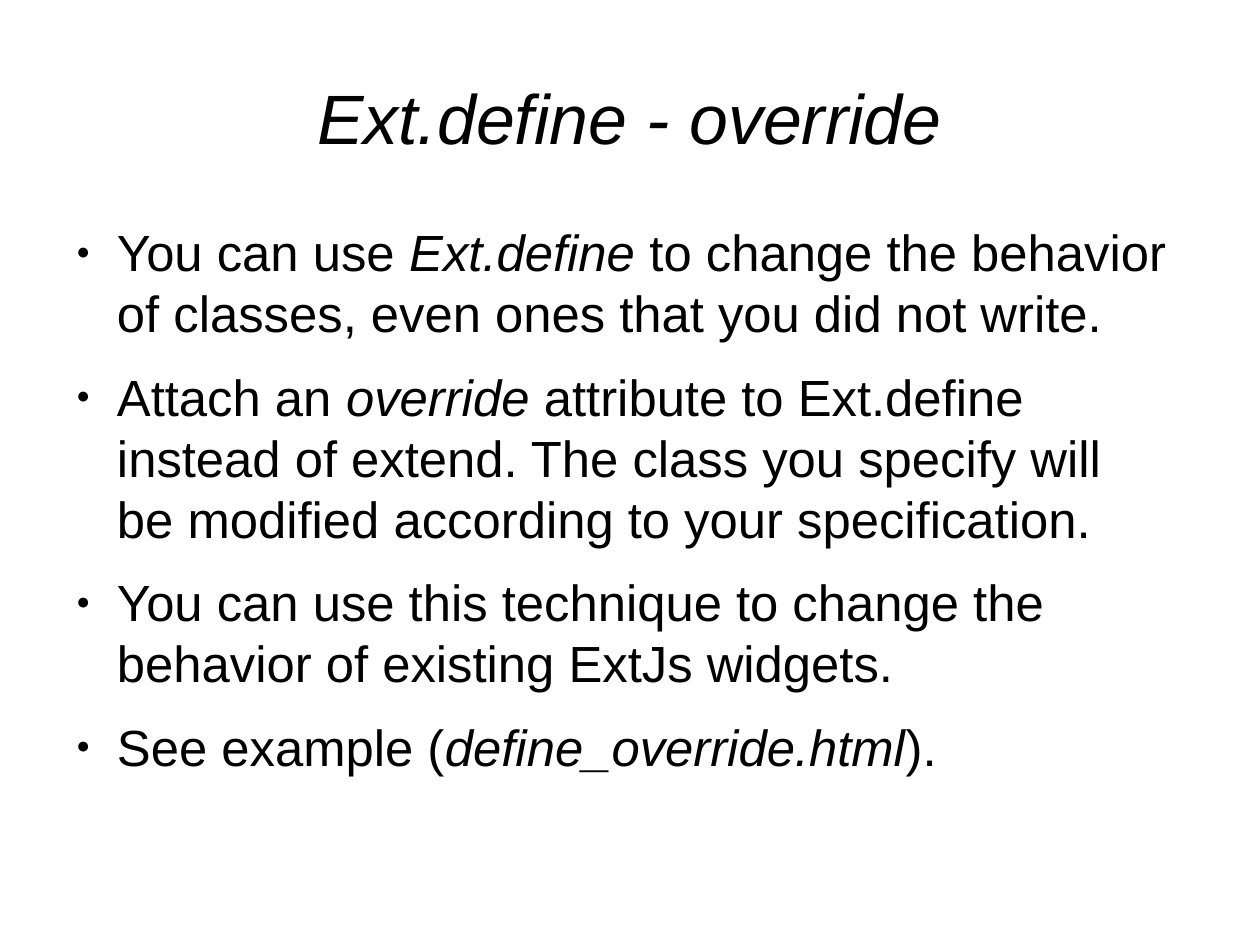
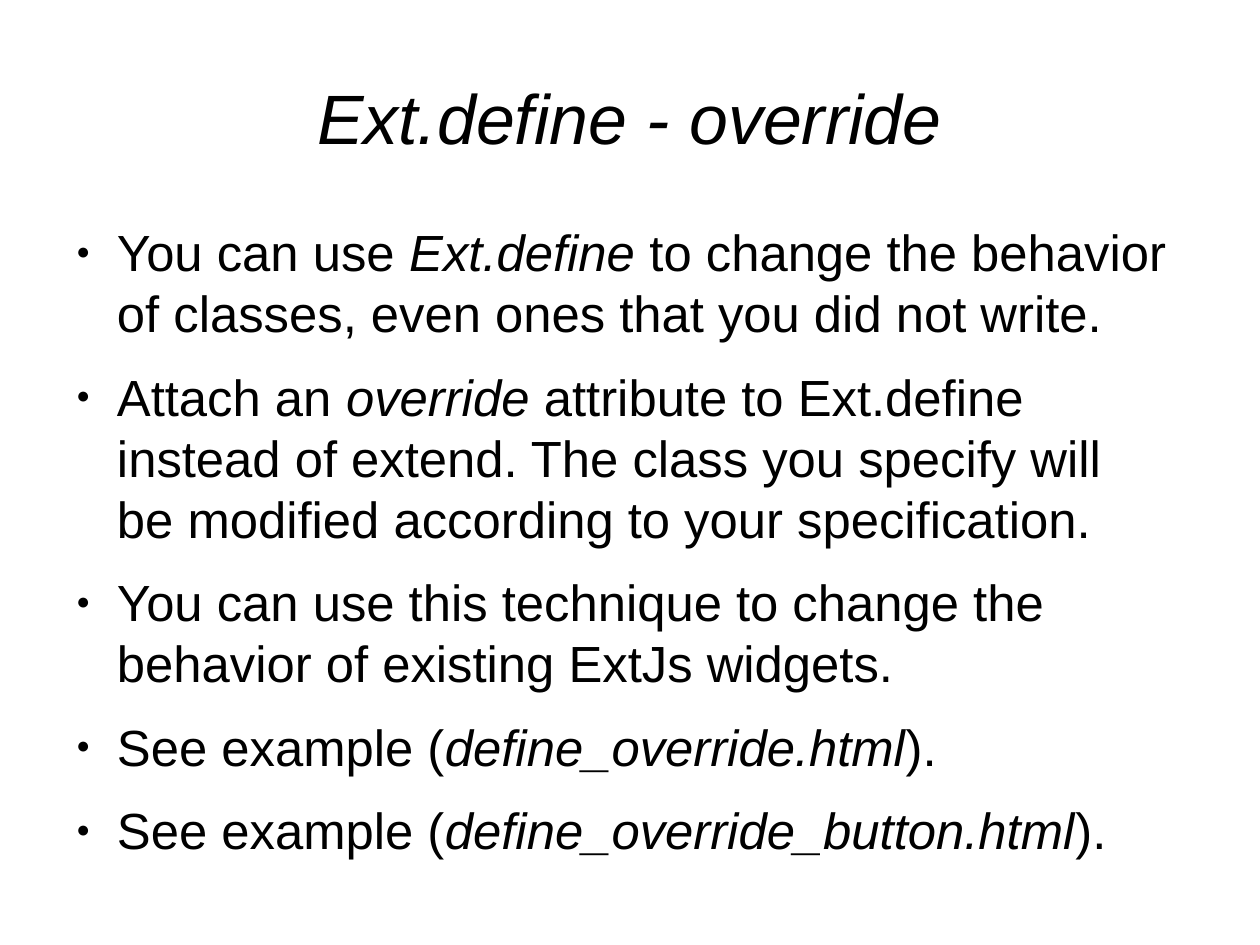
Before and after one commit to veltzer/demos, a slide deck: slide 16 of javascript/extjs/doc/extjs_oo.odp. Drawn at 1260x945 pixels with LibreOffice and Linux fonts; fonts in the diff are those of the drawing. Boxes give left, top, right and bottom in pixels: in the first picture for what was removed or moved away, otherwise in the second. Text is boxed around its words. In the diff, an @@ line names an element or a change of style, - is before the commit and + after.

```diff
--- a/javascript/extjs/doc/extjs_oo.odp
+++ b/javascript/extjs/doc/extjs_oo.odp
@@ text at (x1=117, y1=812, x2=1106, y2=860): paragraph added @@
+● See example (define_override_button.html).
```
Also in this commit, not shown: 1 slide added, 2 other files.
